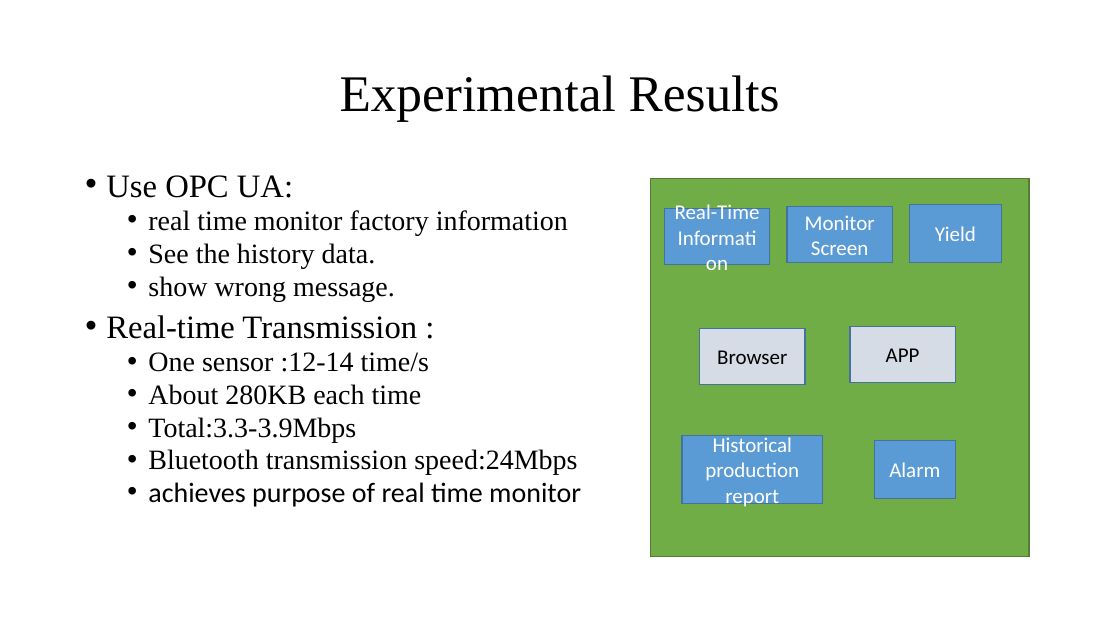
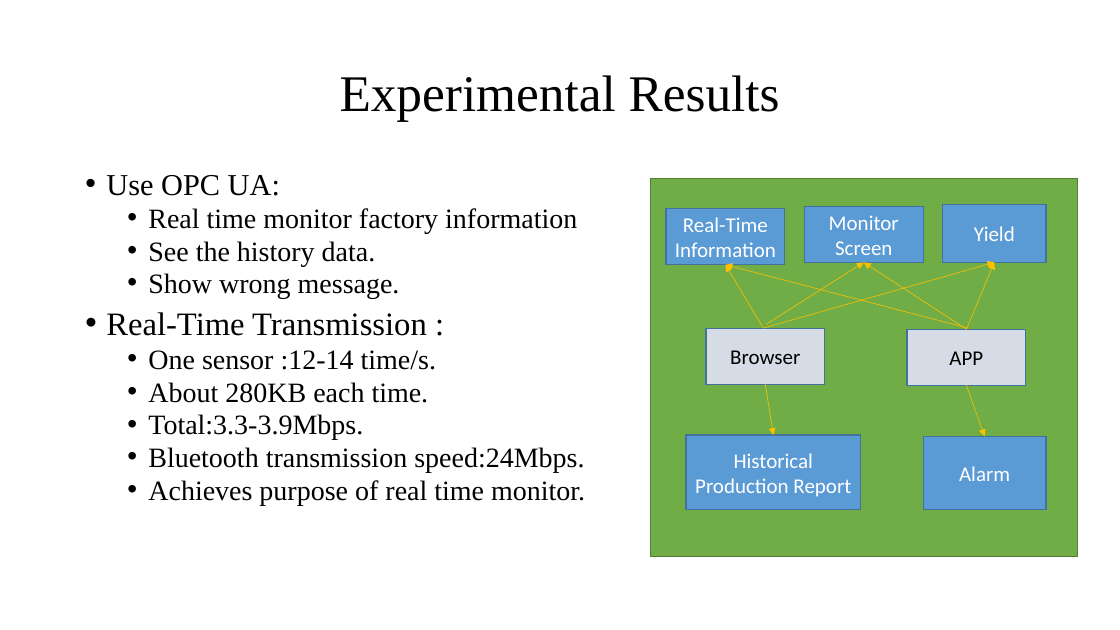
Before and after one commit to hrne/teach_java, a slide deck: slide 9 of 期末報告_英文.pptx. Drawn at 1120x630 pixels with LibreOffice and Linux fonts; fonts in the diff are those of the drawing. Boxes give left, top, right and bottom in pixels: in the first picture for what was removed or moved away, otherwise in the second. Text is boxed around its words. In the diff, an @@ line names an element or a change of style, - is before the commit and + after.

```diff
--- a/期末報告_英文.pptx
+++ b/期末報告_英文.pptx
@@ text at <box>106,175,280,196</box>: size 28 to 26 pt in "Use OPC UA:" @@
@@ rectangle: place and size @@
-rectangle at <box>651,179,1029,557</box>
+rectangle at <box>651,179,1078,557</box>
@@ text at <box>148,208,577,233</box>: text changed @@
-  • real time monitor factory information
+  • Real time monitor factory information
@@ rectangle "Real-Time": place and size @@
-rectangle "Real-Time" at <box>665,209,770,266</box>
+rectangle "Real-Time" at <box>666,209,785,266</box>
@@ rectangle "Monitor Screen": place and size @@
-rectangle "Monitor Screen" at <box>787,207,892,263</box>
+rectangle "Monitor Screen" at <box>805,207,923,263</box>
@@ rectangle "Yield": place and size @@
-rectangle "Yield" at <box>910,204,1002,262</box>
+rectangle "Yield" at <box>943,204,1046,262</box>
@@ arrow added from (764, 329) to (726, 265), #FFC000 0.5 pt @@
@@ arrow added from (969, 329) to (726, 265), #FFC000 0.5 pt @@
@@ arrow added from (764, 329) to (995, 262), #FFC000 0.5 pt @@
@@ arrow added from (766, 324) to (864, 262), #FFC000 0.5 pt @@
@@ arrow added from (966, 329) to (864, 262), #FFC000 0.5 pt @@
@@ arrow added from (966, 329) to (995, 262), #FFC000 0.5 pt @@
@@ text at <box>106,273,585,505</box>: text changed @@
-  • show wrong message.
-• Real-time Transmission :
-  • One sensor :12-14 time/s
-  • About 280KB each time
-  • Total:3.3-3.9Mbps
-  • Bluetooth transmission speed:24Mbps
-  • achieves purpose of real time monitor
+  • Show wrong message.
+• Real-Time Transmission :
+  • One sensor :12-14 time/s.
+  • About 280KB each time.
+  • Total:3.3-3.9Mbps.
+  • Bluetooth transmission speed:24Mbps.
+  • Achieves purpose of real time monitor.
@@ rectangle "Browser": place and size @@
-rectangle "Browser" at <box>700,329,805,385</box>
+rectangle "Browser" at <box>706,329,824,385</box>
@@ rectangle "APP": place and size @@
-rectangle "APP" at <box>850,327,955,383</box>
+rectangle "APP" at <box>907,329,1026,386</box>
@@ arrow added from (765, 384) to (774, 435), #FFC000 0.5 pt @@
@@ arrow added from (966, 386) to (985, 436), #FFC000 0.5 pt @@
@@ rectangle "Historical Production Report": place and size @@
-rectangle "Historical Production Report" at <box>682,435,823,504</box>
+rectangle "Historical Production Report" at <box>686,435,861,510</box>
@@ rectangle "Alarm": place and size @@
-rectangle "Alarm" at <box>875,441,956,499</box>
+rectangle "Alarm" at <box>923,436,1046,510</box>
@@ text in rectangle at <box>695,453,851,497</box>: text changed @@
-Historical production report
+Historical Production Report
```
Also in this commit, not shown: 6 other slides changed.
